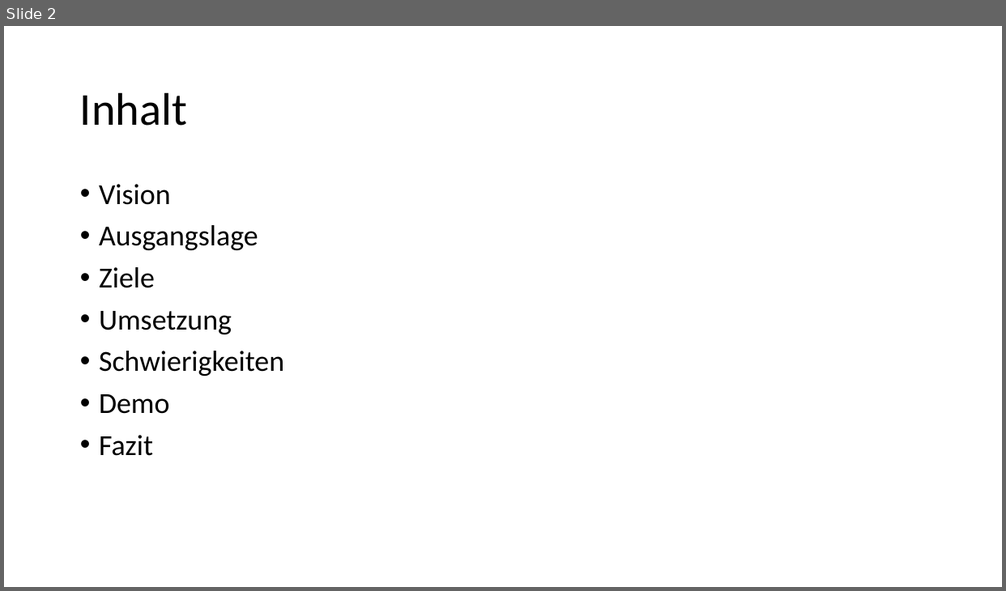
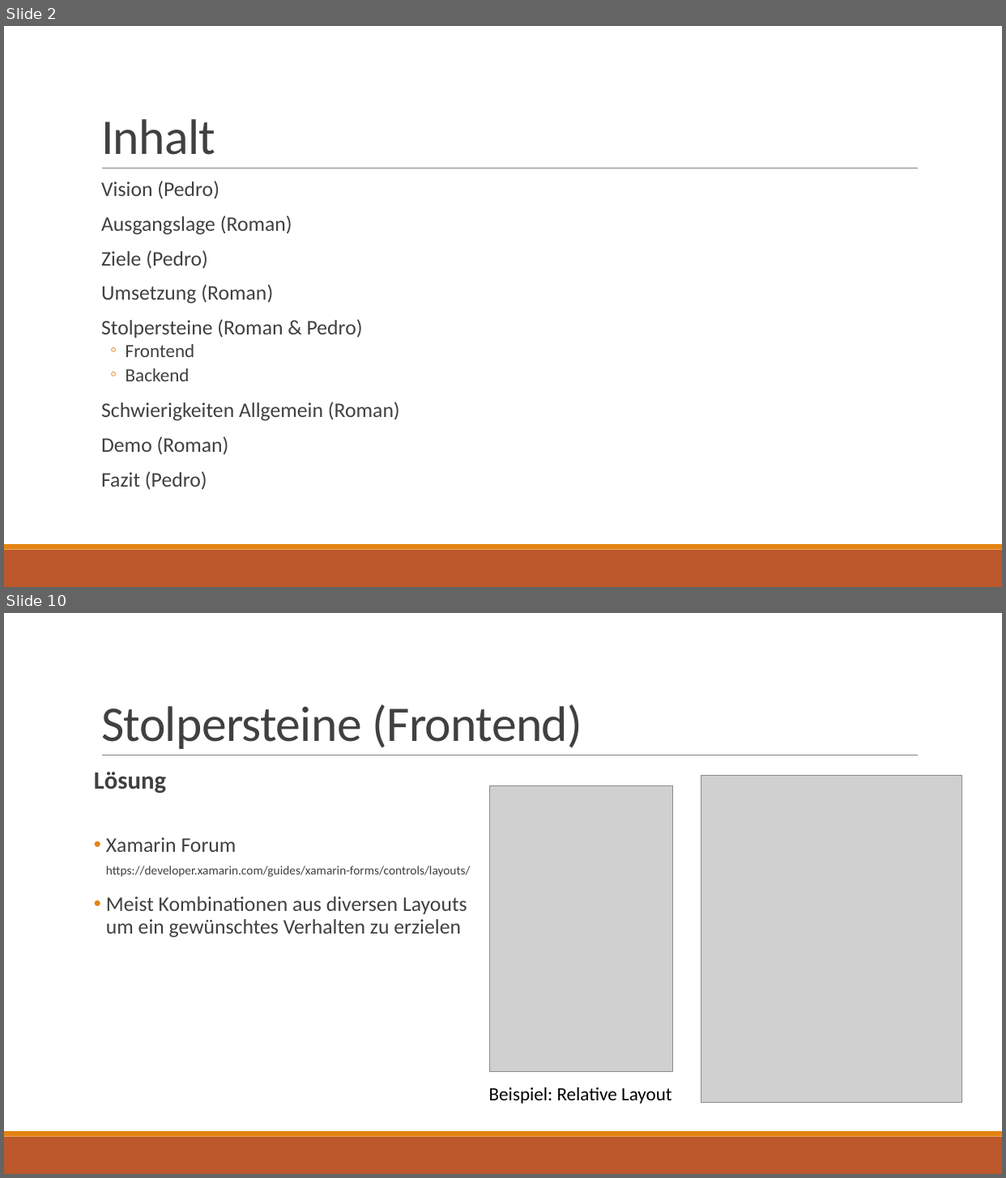
Before and after one commit to HolzbaumStudios/CookBook, a slide deck: Docs/Präsentation_Kochbuch.pptx. Shown one above the other, each under a label of ours: slide 2 before the commit, slides 2 and 10 after it; the slides between them are not shown. The pictures are 1006x591 and 1006x1178 pixels, drawn with LibreOffice and Linux fonts; fonts in the diff are those of the drawing; grey boxes stand for pictures. Boxes give left, top, right and bottom in pixels: in the first picture for what was removed or moved away, otherwise in the second. Text is boxed around its words. In the diff, an @@ line names an element or a change of style, - is before the commit and + after.

Commit message:
Praesentation
+ Teil Roman Präsi

```diff
--- a/Docs/Präsentation_Kochbuch.pptx
+++ b/Docs/Präsentation_Kochbuch.pptx
@@ slide 10 added at (4,613,1002,1174), background #FFFFFF; not listed: 3 template elements that a slide beside it also shows @@
@@ title added at (101,705,582,749), 48 pt, text #404040 @@
+Stolpersteine (Frontend)
@@ text added at (94,772,471,938), 20 pt, text #404040 @@
+Lösung
+• Xamarin Forum
+  https://developer.xamarin.com/guides/xamarin-forms/controls/layouts/
+• Meist Kombinationen aus diversen Layouts
+  um ein gewünschtes Verhalten zu erzielen
@@ picture added at (701,776,962,1102) @@
@@ picture added at (490,786,673,1072) @@
@@ text added at (489,1088,672,1104), 18 pt, text #000000 @@
+Beispiel: Relative Layout
@@ slide 2 changed as well @@
@@ title "Inhalt": place and size @@
-title "Inhalt" at (80,92,187,126)
+title "Inhalt" at (101,119,215,155)
@@ title "Inhalt" at (101,119,215,155): size 44 to 48 pt, text colour #000000 to #404040, letter spacing 0 to -0.5 pt; line spacing 0.9 to 0.85; vertical alignment middle to bottom @@
@@ line added from (102, 169) to (918, 169), #808080 0.5 pt @@
@@ text at (101,181,400,490): text changed; size 28 to 20 pt; text colour #000000 to #404040 @@
-• Vision
-• Ausgangslage
-• Ziele
-• Umsetzung
-• Schwierigkeiten
-• Demo
-• Fazit
+  Vision (Pedro)
+  Ausgangslage (Roman)
+  Ziele (Pedro)
+  Umsetzung (Roman)
+  Stolpersteine (Roman & Pedro)
+  ◦ Frontend
+  ◦ Backend
+  Schwierigkeiten Allgemein (Roman)
+  Demo (Roman)
+  Fazit (Pedro)
@@ rectangle added at (4,550,1002,587), fill #BD582C @@
@@ rectangle added at (4,544,1002,550), fill #E48312 @@
```
Also in this commit, not shown: 1 other slide changed, 12 other slides added, 2 other files.
